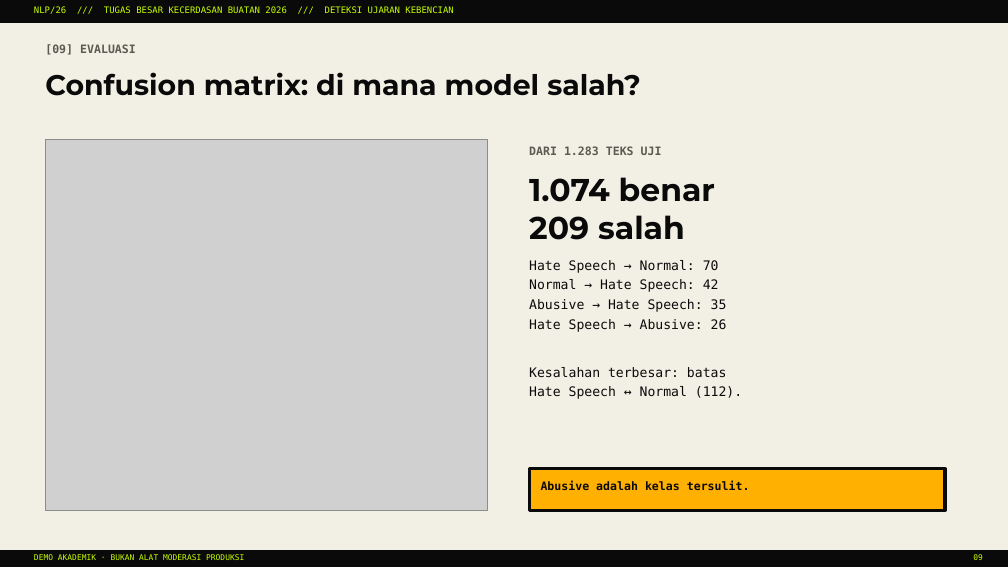
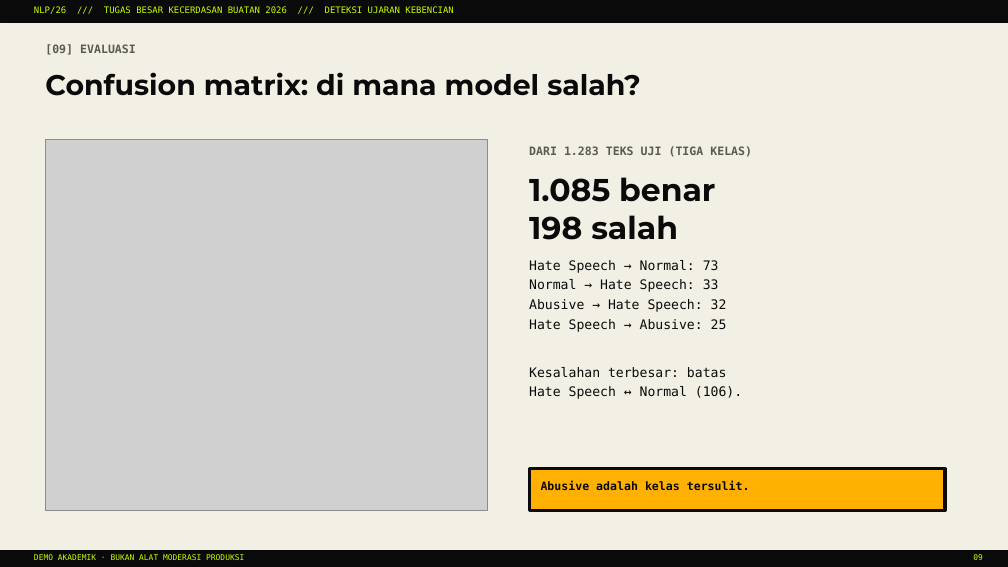
Before and after one commit to rhsa-fr/ml-deteksi-ujaran-kebencian, a slide deck: slide 9 of reports/presentasi_tugas_besar.pptx. Drawn at 1008x567 pixels with LibreOffice and Linux fonts; fonts in the diff are those of the drawing; grey boxes stand for pictures. Boxes give left, top, right and bottom in pixels: in the first picture for what was removed or moved away, otherwise in the second. Text is boxed around its words. In the diff, an @@ line names an element or a change of style, - is before the commit and + after.

Commit message:
feat: skema final biner Normal vs Kebencian/Abusif + netralisasi entitas + uji generalisasi 2026

```diff
--- a/reports/presentasi_tugas_besar.pptx
+++ b/reports/presentasi_tugas_besar.pptx
@@ text at box(529, 146, 752, 157): text changed @@
-DARI 1.283 TEKS UJI
+DARI 1.283 TEKS UJI (TIGA KELAS)
@@ text at box(529, 177, 715, 240): text changed @@
-1.074 benar
-209 salah
+1.085 benar
+198 salah
@@ text at box(529, 260, 727, 332): text changed @@
-Hate Speech → Normal: 70
-Normal → Hate Speech: 42
-Abusive → Hate Speech: 35
-Hate Speech → Abusive: 26
+Hate Speech → Normal: 73
+Normal → Hate Speech: 33
+Abusive → Hate Speech: 32
+Hate Speech → Abusive: 25
@@ text at box(529, 386, 742, 399): text changed @@
-Hate Speech ↔ Normal (112).
+Hate Speech ↔ Normal (106).
```
Also in this commit, not shown: 8 other slides changed, 1 slide added, 36 other files.
